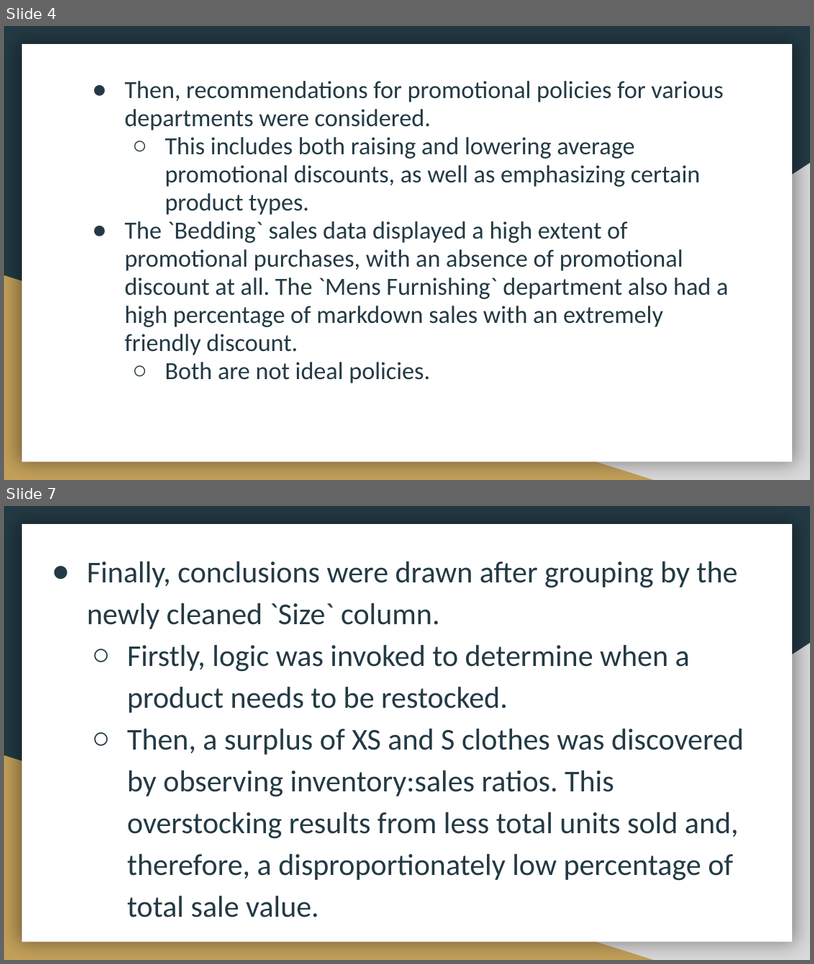
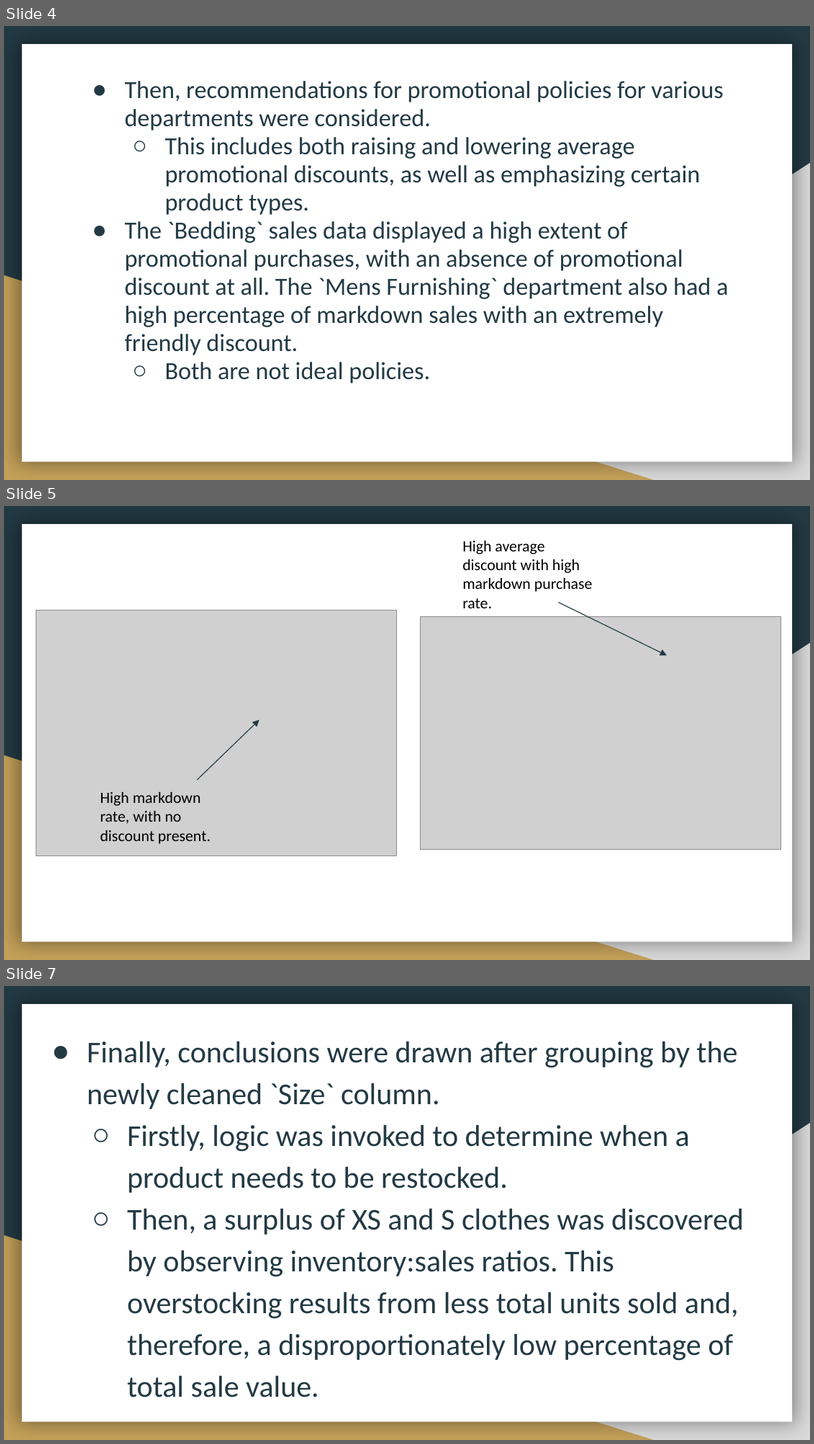
Before and after one commit to reetyf/tjx, a slide deck: tjx.pptx. Shown one above the other, each under a label of ours: slides 4 and 7 before the commit, slides 4, 5 and 7 after it; the slides between them are not shown. The pictures are 814x964 and 814x1444 pixels, drawn with LibreOffice and Linux fonts; fonts in the diff are those of the drawing; grey boxes stand for pictures. Boxes give left, top, right and bottom in pixels: in the first picture for what was removed or moved away, otherwise in the second. Text is boxed around its words. In the diff, an @@ line names an element or a change of style, - is before the commit and + after.

```diff
--- a/tjx.pptx
+++ b/tjx.pptx
@@ slide 5 added at bbox=[4, 506, 810, 960], background #233A44; not listed: 3 template elements that a slide beside it also shows @@
@@ text added at bbox=[463, 541, 593, 608], 14 pt, text #000000 @@
+High average discount with high markdown purchase rate.
@@ picture added at bbox=[36, 610, 398, 856] @@
@@ arrow added from (559, 602) to (667, 655), #233A44 0.75 pt @@
@@ picture added at bbox=[420, 616, 782, 849] @@
@@ arrow added from (198, 780) to (260, 720), #233A44 0.75 pt @@
@@ text added at bbox=[100, 792, 211, 844], 14 pt, text #000000 @@
+High markdown rate, with no discount present.
```
Also in this commit, not shown: 1 slide changed, 1 other slide added, 2 slides removed.
